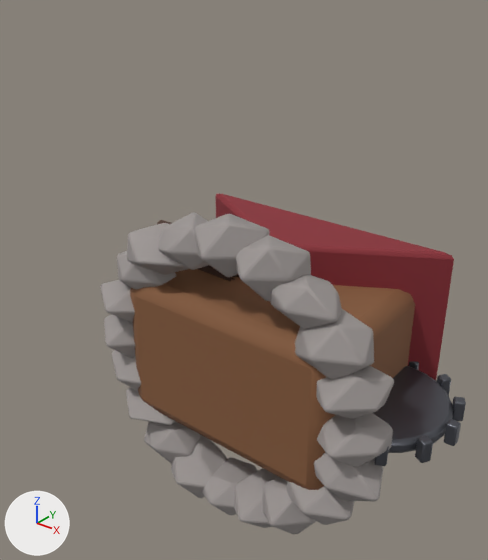
What one commit did to the glTF model models/buildings/sawmill.glb.
Rendered twice from a 50 mm camera at (4.1, -4.68, 4.28) aimed at (0.12, 0.29, 1.2). The lights are fixed; the arrows at lower left show +X, +Y and +Z. The picture after the commit comes second. Where no turn or scale is listed for an object, it has been applied to the vertices.

Names of what the first picture shows: 'FoundationStone_0', 'FoundationStone_1', 'FoundationStone_14', 'FoundationStone_18', 'FoundationStone_19', 'FoundationStone_2', 'FoundationStone_3', 'FoundationStone_4', 'FoundationStone_5', 'MillHouse', 'SawWheel', 'SplitShingleRoof' and 18 more.
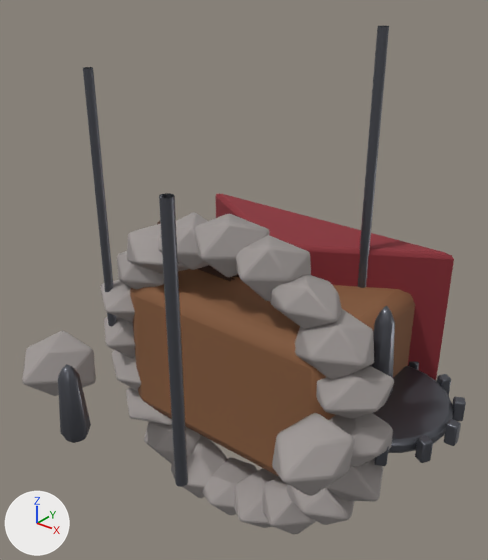
Edits to the scene script, one JSON object a line:
```json
{"op": "add", "block": "me_l10relic", "code": ["me_l10relic = bpy.data.meshes.new('L10Relic')", "me_l10relic.from_pydata(...)  # 78 vertices, 133 faces; spans x 1.474..1.755, y 0.444..0.726, z 0.2..1.274", "me_l10relic.materials.append(mat_iron)  # dark grey #5f6169"]}
{"op": "add", "block": "me_l9spire", "code": ["me_l9spire = bpy.data.meshes.new('L9Spire')", "me_l9spire.from_pydata(...)  # 130 vertices, 240 faces; spans x 0.81..0.92, y 1.44..1.54, z 0.15..3.65", "me_l9spire.materials.append(mat_iron)  # dark grey #5f6169"]}
{"op": "add", "block": "me_l6spire", "code": ["me_l6spire = bpy.data.meshes.new('L6Spire')", "me_l6spire.from_pydata(...)  # 130 vertices, 240 faces; spans x -1.77..-1.66, y -0.05..0.05, z 0.15..3.2", "me_l6spire.materials.append(mat_iron)  # dark grey #5f6169"]}
{"op": "add", "block": "me_icosphere_021", "code": ["me_icosphere_021 = bpy.data.meshes.new('Icosphere.021')", "me_icosphere_021.from_pydata(...)  # 108 vertices, 212 faces; spans x -0.4..0.349, y -0.447..0.405, z -0.303..0.305", "me_icosphere_021.materials.append(mat_stone_light)  # grey #9e9795"]}
{"op": "add", "block": "me_l4relic", "code": ["me_l4relic = bpy.data.meshes.new('L4Relic')", "me_l4relic.from_pydata(...)  # 78 vertices, 133 faces; spans x -0.437..-0.157, y -1.835..-1.554, z 0.2..0.994", "me_l4relic.materials.append(mat_iron)  # dark grey #5f6169"]}
{"op": "add", "block": "me_l3spire", "code": ["me_l3spire = bpy.data.meshes.new('L3Spire')", "me_l3spire.from_pydata(...)  # 130 vertices, 240 faces; spans x 0.8..0.91, y -1.54..-1.44, z 0.15..2.75", "me_l3spire.materials.append(mat_iron)  # dark grey #5f6169"]}
{"op": "add", "block": "me_icosphere_020", "code": ["me_icosphere_020 = bpy.data.meshes.new('Icosphere.020')", "me_icosphere_020.from_pydata(...)  # 110 vertices, 216 faces; spans x -0.313..0.315, y -0.443..0.401, z -0.305..0.293", "me_icosphere_020.materials.append(mat_stone_light)  # grey #9e9795"]}
{"op": "add", "block": "ob_l10relic", "code": ["ob_l10relic = bpy.data.objects.new('L10Relic', me_l10relic)", "ob_l10relic.location = (0.0, 0.0, 0.0)"]}
{"op": "add", "block": "ob_l9spire", "code": ["ob_l9spire = bpy.data.objects.new('L9Spire', me_l9spire)", "ob_l9spire.location = (0.0, 0.0, 0.0)"]}
{"op": "add", "block": "ob_l6spire", "code": ["ob_l6spire = bpy.data.objects.new('L6Spire', me_l6spire)", "ob_l6spire.location = (0.0, 0.0, 0.0)"]}
{"op": "add", "block": "ob_l5foundation", "code": ["ob_l5foundation = bpy.data.objects.new('L5Foundation', me_icosphere_021)", "ob_l5foundation.location = (-1.32, -1.1, 0.28)"]}
{"op": "add", "block": "ob_l4relic", "code": ["ob_l4relic = bpy.data.objects.new('L4Relic', me_l4relic)", "ob_l4relic.location = (0.0, 0.0, 0.0)"]}
{"op": "add", "block": "ob_l3spire", "code": ["ob_l3spire = bpy.data.objects.new('L3Spire', me_l3spire)", "ob_l3spire.location = (0.0, 0.0, 0.0)"]}
{"op": "add", "block": "ob_l2foundation", "code": ["ob_l2foundation = bpy.data.objects.new('L2Foundation', me_icosphere_020)", "ob_l2foundation.location = (1.62, -0.59, 0.28)"]}
```

Boxes (x1, y1, x2, y2) around the edits, measured in the pictures (488 x 560 px):
```json
{"object": "L2Foundation", "change": "added", "after": [272, 413, 354, 496]}
{"object": "L3Spire", "change": "added", "after": [159, 193, 188, 487]}
{"object": "L5Foundation", "change": "added", "after": [22, 331, 96, 396]}
{"object": "L9Spire", "change": "added", "after": [357, 26, 389, 288]}
{"object": "L6Spire", "change": "added", "after": [83, 67, 117, 326]}
{"object": "L4Relic", "change": "added", "after": [58, 364, 91, 443]}
{"object": "L10Relic", "change": "added", "after": [370, 306, 395, 402]}
```
